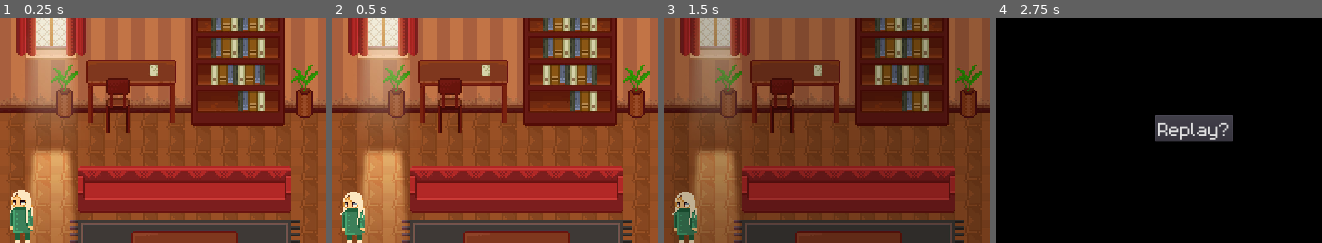
Above: before the commit, frames 1-4 (left to right).
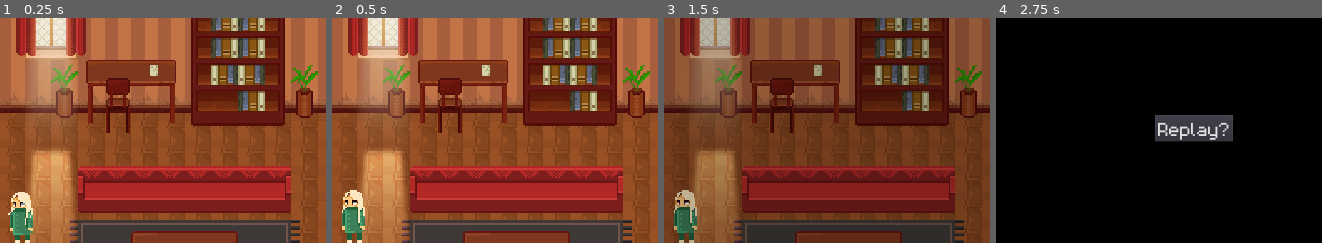
Above: after the commit, the same moments.

Repository: ShatReal/aoe-jam
Game: Godot game, scene res://scenes/cutscenes/bad_end.tscn
The game is run twice, just before and just after one commit, with the same random seed, the same clock (stepped at 60 frames per second) and the same inputs. This scene is started directly instead of the project's main scene. The engine's default icon, where the game draws it, is replaced by a stand-in: a white triangle on a blue panel in a dark square. Sound files missing from this copy of the repository are replaced by a short silence.
Inputs (mouse positions are % of the whole screen's width and height, from its top left):
- Up to frame 1 (0.25 s): no input
- Up to frame 2 (0.5 s): no input
- Up to frame 3 (1.5 s): tap Enter (ui_accept) at 0.5, 0.77, 1.25 s; move the mouse to (83, 45) at 0.52 s; hold Space (interact) 0.53-1.28 s; hold D (right) from 0.53 s (still down); click (83, 45) at 0.67 s; move the mouse to (32, 55) at 1.27 s; tap Space (interact) at 1.35 s
- Up to frame 4 (2.75 s): tap Enter (ui_accept) at 1.52 s; move the mouse to (68, 28) at 2.02 s; release D (right) at 2.03 s; hold A (left) from 2.03 s (still down); hold Space (interact) from 2.03 s (still down)
The pictures show only the part of the screen within x 26-76%, y 26-76%; the shares and areas given below are measured in that part.

The runs differ from the first frame. In frame 1, 0.5% of the frame differs, in the area x 2-11%, y 76-97%; in frame 2, 0.5%; in frame 3, 0.4%; in frame 4, nothing differs.

Commit message:
Added viewport

Diff:
--- a/project.godot
+++ b/project.godot
@@ -21,7 +21,7 @@
 [application]
 
 config/name="AoE Jam"
-run/main_scene="res://scenes/minigames/ecg.tscn"
+run/main_scene="res://scenes/main/main.tscn"
 config/icon="res://icon.png"
 
 [debug]
--- a/scenes/cutscenes/bad_end.tscn
+++ b/scenes/cutscenes/bad_end.tscn
@@ -4,3 +4,6 @@
 
 [node name="BadEnd" instance=ExtResource( 1 )]
 _dialogue = PoolStringArray( "SET|clear", "SET|doctor", "MUSIC|inside_the_house.ogg", "Dr T|Oh no! Her pulse is dying out! Let me call 999.", "999|Emergency, which service\?", "ANIM|fade_in", "SHOW|Replay" )
+
+[node name="AnimatedSprite" parent="." index="3"]
+frame = 0
--- a/scenes/cutscenes/cutscene.gd
+++ b/scenes/cutscenes/cutscene.gd
@@ -98,4 +98,4 @@
 
 
 func _on_replay_pressed() -> void:
-	emit_signal("scene_changed", "res://scenes/minigames/ec2g.tscn")
+	emit_signal("scene_changed", "res://scenes/minigames/viewport.tscn")
--- a/scenes/cutscenes/cutscene.tscn
+++ b/scenes/cutscenes/cutscene.tscn
@@ -17,7 +17,7 @@
 [ext_resource path="res://textures/forward Walk 2.png" type="Texture" id=15]
 [ext_resource path="res://textures/Left Walk 1.png" type="Texture" id=16]
 
-[sub_resource type="SpriteFrames" id=4]
+[sub_resource type="SpriteFrames" id=1]
 animations = [ {
 "frames": [ ExtResource( 8 ), ExtResource( 7 ) ],
 "loop": true,
@@ -29,6 +29,11 @@
 "name": "walk_up",
 "speed": 2.0
 }, {
+"frames": [ ExtResource( 12 ), ExtResource( 15 ) ],
+"loop": true,
+"name": "walk_down",
+"speed": 2.0
+}, {
 "frames": [ ExtResource( 16 ), ExtResource( 11 ) ],
 "loop": true,
 "name": "walk_left",
@@ -38,14 +43,9 @@
 "loop": true,
 "name": "walk_right",
 "speed": 2.0
-}, {
-"frames": [ ExtResource( 12 ), ExtResource( 15 ) ],
-"loop": true,
-"name": "walk_down",
-"speed": 2.0
 } ]
 
-[sub_resource type="Animation" id=5]
+[sub_resource type="Animation" id=2]
 resource_name = "doctor_walk"
 tracks/0/type = "value"
 tracks/0/path = NodePath("AnimatedSprite:position")
@@ -72,8 +72,7 @@
 "values": [ "walk_right", "idle" ]
 }
 
-[sub_resource type="Animation" id=1]
-resource_name = "fade_in"
+[sub_resource type="Animation" id=3]
 tracks/0/type = "value"
 tracks/0/path = NodePath("Black:modulate")
 tracks/0/interp = 1
@@ -101,8 +100,7 @@
 "values": [ Color( 1, 1, 1, 1 ), Color( 1, 1, 1, 0 ) ]
 }
 
-[sub_resource type="Animation" id=3]
-resource_name = "phone"
+[sub_resource type="Animation" id=5]
 tracks/0/type = "bezier"
 tracks/0/path = NodePath("Phone:rect_position:x")
 tracks/0/interp = 1
@@ -161,7 +159,7 @@
 
 [node name="AnimatedSprite" type="AnimatedSprite" parent="."]
 position = Vector2( 533, 752 )
-frames = SubResource( 4 )
+frames = SubResource( 1 )
 animation = "idle"
 frame = 1
 playing = true
@@ -269,10 +267,10 @@
 one_shot = true
 
 [node name="AnimationPlayer" type="AnimationPlayer" parent="."]
-anims/doctor_walk = SubResource( 5 )
-anims/fade_in = SubResource( 1 )
-anims/fade_out = SubResource( 2 )
-anims/phone = SubResource( 3 )
+anims/doctor_walk = SubResource( 2 )
+anims/fade_in = SubResource( 3 )
+anims/fade_out = SubResource( 4 )
+anims/phone = SubResource( 5 )
 
 [node name="Replay" type="Button" parent="."]
 visible = false
--- a/scenes/cutscenes/opening.tscn
+++ b/scenes/cutscenes/opening.tscn
@@ -3,7 +3,7 @@
 [ext_resource path="res://scenes/cutscenes/cutscene.tscn" type="PackedScene" id=1]
 
 [node name="Opening" instance=ExtResource( 1 )]
-_dialogue = PoolStringArray( "SET|black", "SOUND|doorbell.og …(711 unchanged characters)… IT|1.0", "CHANGE|res://scenes/minigames/ec2g.tscn" )
+_dialogue = PoolStringArray( "SET|black", "SOUND|doorbell.og …(711 unchanged characters)… IT|1.0", "CHANGE|res://scenes/minigames/viewport.tscn" )
 
 [node name="AnimatedSprite" parent="." index="3"]
 position = Vector2( 235, 1165 )
--- a/scenes/minigames/ecg.tscn
+++ b/scenes/minigames/ecg.tscn
@@ -123,5 +123,10 @@
 position = Vector2( 817.905, 277.579 )
 shape = SubResource( 8 )
 
+[node name="Camera2D" type="Camera2D" parent="."]
+position = Vector2( 960, 540 )
+current = true
+zoom = Vector2( 1.846, 1.837 )
+
 [connection signal="timeout" from="Path2D/PathFollow2D/Player/Timer" to="Path2D/PathFollow2D/Player" method="_on_Timer_timeout"]
 [connection signal="body_entered" from="Area2D" to="Path2D/PathFollow2D/Player" method="_on_Area2D_body_entered"]
--- /dev/null
+++ b/scenes/minigames/viewport.tscn
@@ -0,0 +1,81 @@
+[gd_scene load_steps=5 format=2]
+
+[ext_resource path="res://textures/hand.png" type="Texture" id=1]
+[ext_resource path="res://textures/phone.png" type="Texture" id=2]
+[ext_resource path="res://textures/house.jpg" type="Texture" id=3]
+[ext_resource path="res://scenes/minigames/ecg.tscn" type="PackedScene" id=4]
+
+[node name="Viewport" type="Node"]
+
+[node name="ColorRect" type="ColorRect" parent="."]
+anchor_right = 1.0
+anchor_bottom = 1.0
+color = Color( 0, 0, 0, 1 )
+__meta__ = {
+"_edit_lock_": true,
+"_edit_use_anchors_": false
+}
+
+[node name="Background" type="TextureRect" parent="."]
+anchor_left = 0.5
+anchor_top = 0.5
+anchor_right = 0.5
+anchor_bottom = 0.5
+margin_left = -672.0
+margin_top = -540.0
+margin_right = 672.0
+margin_bottom = 540.0
+texture = ExtResource( 3 )
+__meta__ = {
+"_edit_lock_": true,
+"_edit_use_anchors_": false
+}
+
+[node name="Phone" type="TextureRect" parent="."]
+anchor_left = 0.5
+anchor_top = 0.5
+anchor_right = 0.5
+anchor_bottom = 0.5
+margin_left = -672.0
+margin_top = -540.0
+margin_right = 672.0
+margin_bottom = 540.0
+texture = ExtResource( 2 )
+__meta__ = {
+"_edit_lock_": true,
+"_edit_use_anchors_": false
+}
+
+[node name="ViewportContainer" type="ViewportContainer" parent="."]
+margin_left = 440.0
+margin_top = 336.0
+margin_right = 480.0
+margin_bottom = 376.0
+rect_min_size = Vector2( 1040, 588 )
+stretch = true
+__meta__ = {
+"_edit_use_anchors_": false
+}
+
+[node name="Viewport" type="Viewport" parent="ViewportContainer"]
+size = Vector2( 1040, 588 )
+handle_input_locally = false
+render_target_update_mode = 3
+audio_listener_enable_2d = true
+
+[node name="Node2D" parent="ViewportContainer/Viewport" instance=ExtResource( 4 )]
+
+[node name="Hands" type="TextureRect" parent="."]
+anchor_left = 0.5
+anchor_top = 0.5
+anchor_right = 0.5
+anchor_bottom = 0.5
+margin_left = -672.0
+margin_top = -540.0
+margin_right = 672.0
+margin_bottom = 540.0
+texture = ExtResource( 1 )
+__meta__ = {
+"_edit_lock_": true,
+"_edit_use_anchors_": false
+}
--- a/scenes/player/player.gd
+++ /dev/null
@@ -1,33 +0,0 @@
-extends KinematicBody2D
-
-
-const _MAX_SPEED := 200
-const _FRICTION := 1000
-const _ACCELERATION := 800
-
-var can_move := true
-var _velocity := Vector2()
-
-
-func _physics_process(delta: float) -> void:
-	if can_move:
-		var input := Vector2(
-			Input.get_action_strength("right") - Input.get_action_strength("left"),
-			Input.get_action_strength("down") - Input.get_action_strength("up")
-		)
-		input = input.normalized()
-		if input == Vector2.ZERO:
-			_velocity = _velocity.move_toward(Vector2.ZERO, _FRICTION * delta)
-		else:
-			_velocity = _velocity.move_toward(input * _MAX_SPEED, _ACCELERATION * delta)
-		_velocity = move_and_slide(_velocity)
-
-
-func _unhandled_input(event: InputEvent) -> void:
-	if event.is_action_pressed("interact") and can_move:
-		for area in $Detector.get_overlapping_areas():
-			if area.get_parent().has_method("interact"):
-				area.get_parent().interact()
-				can_move = false
-				get_tree().set_input_as_handled()
-				break
--- a/scenes/player/player.tscn
+++ /dev/null
@@ -1,27 +0,0 @@
-[gd_scene load_steps=5 format=2]
-
-[ext_resource path="res://scenes/player/player.gd" type="Script" id=1]
-[ext_resource path="res://icon.png" type="Texture" id=2]
-
-[sub_resource type="RectangleShape2D" id=1]
-extents = Vector2( 32, 32 )
-
-[sub_resource type="CircleShape2D" id=2]
-radius = 50.0
-
-[node name="Player" type="KinematicBody2D"]
-script = ExtResource( 1 )
-
-[node name="Sprite" type="Sprite" parent="."]
-texture = ExtResource( 2 )
-
-[node name="CollisionShape2D" type="CollisionShape2D" parent="."]
-shape = SubResource( 1 )
-
-[node name="Camera2D" type="Camera2D" parent="."]
-current = true
-
-[node name="Detector" type="Area2D" parent="."]
-
-[node name="CollisionShape2D" type="CollisionShape2D" parent="Detector"]
-shape = SubResource( 2 )
Not shown: 1 places in scenes/cutscenes/cutscene.tscn that only renumber resources
